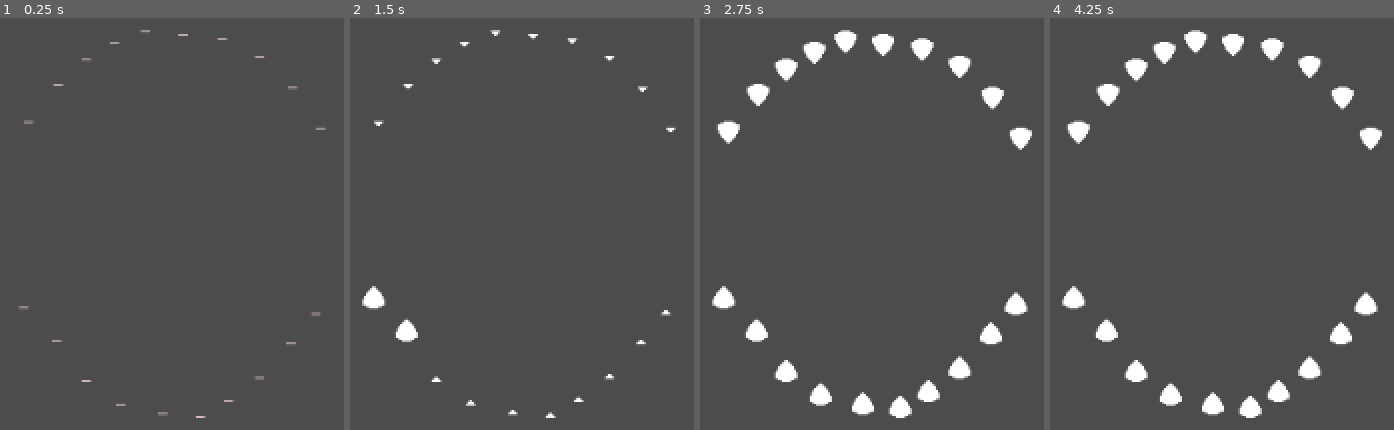
Above: before the commit, frames 1-4 (left to right).
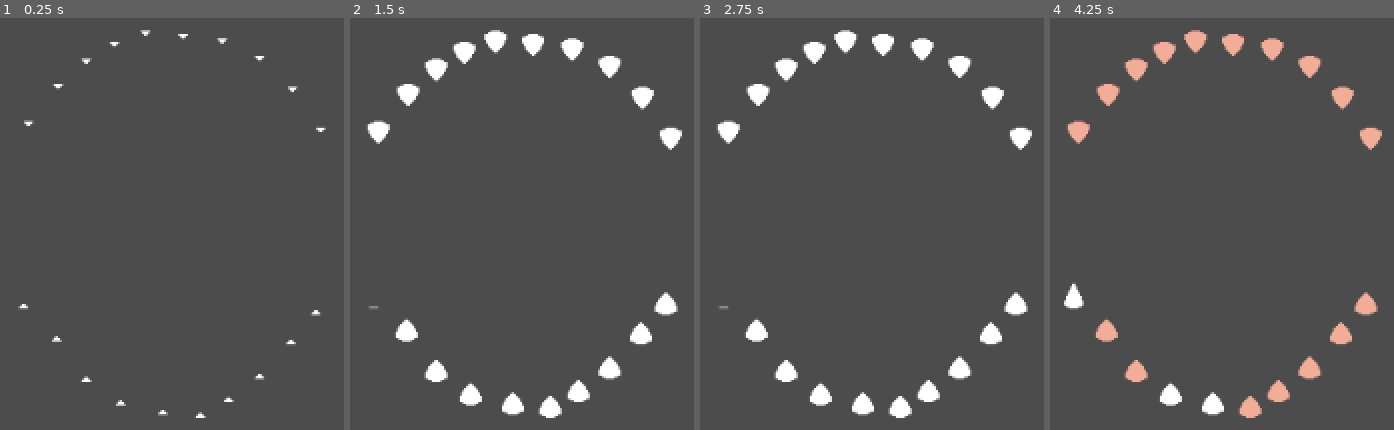
Above: after the commit, the same moments.

Repository: dojeda1/SharkTooth
Game: Godot game, scene res://World.tscn
Two runs of this game, one before a commit and one after it. Both use one fixed random seed, a clock stepped at 60 frames per second and the inputs below.
Inputs (mouse positions are in pixels of both pictures, inside the frame that each line leads up to):
- Up to frame 1 (0.25 s): no input
- Up to frame 2 (1.5 s): move the mouse to (374, 298) at 0.52 s; click (374, 298) at 0.67 s; move the mouse to (405, 331) at 1.27 s; click (405, 331) at 1.42 s
- Up to frame 3 (2.75 s): tap Enter at 2 s; move the mouse to (786, 372) at 2.02 s; click (786, 372) at 2.17 s
- Up to frame 4 (4.25 s): tap Space at 2.75 s; move the mouse to (1170, 397) at 2.77 s; click (1170, 397) at 2.92 s; tap Enter at 3.5 s; move the mouse to (1211, 405) at 3.52 s; click (1211, 405) at 3.67 s

The runs differ from the first frame. In frame 1, 0.5% of the frame differs, in the area x 5-95%, y 2-98%; in frame 2, 4.7%, in the area x 3-97%, y 3-97%; in frame 3, 0.3%; in frame 4, 4.4%.

Commit message:
tooth animations adjusted.

Diff:
--- /dev/null
+++ b/TestWorld.tscn
@@ -0,0 +1,8 @@
+[gd_scene load_steps=2 format=2]
+
+[ext_resource path="res://Tooth.tscn" type="PackedScene" id=1]
+
+[node name="TestWorld" type="Node2D"]
+
+[node name="Tooth" parent="." instance=ExtResource( 1 )]
+position = Vector2( 494, 290 )
--- a/Tooth.gd
+++ b/Tooth.gd
@@ -13,7 +13,7 @@
 
 # Called when the node enters the scene tree for the first time.
 func _ready():
-  empty()
+  next_state()
   pass # Replace with function body.
 
 
@@ -28,6 +28,7 @@
   ap.play("idle")
 
 func empty():
+  rot_timer.start(0)
   ap.play("empty")
 
 func dirty_1():
@@ -40,21 +41,34 @@
   ap.play("dirty_3")
 
 func rotted():
+  is_dead = true
+  rot_timer.stop()
   ap.play("rotted")
+
+func remove():
+  ap.play("remove")
 
 func _on_Tooth_input_event(viewport, event, shape_idx):
     if (event is InputEventMouseButton && event.pressed):
         print("Clicked " + self.name + " dead:" + str(is_dead))
-        clean_tooth()
-        pass # Replace with function body.
+        if !is_dead:
+          clean_tooth()
+        else:
+          pull_tooth()
+
 
 func clean_tooth():
   state = 'idle'
-  rot_timer.start()
+  rot_timer.start(0)
   idle()
 
+func pull_tooth():
+  state = "empty"
+  is_dead = false
+  remove()
 
 func next_state():
+  print(state)
   if state == "empty":
     state = "grow"
     grow()
--- a/Tooth.tscn
+++ b/Tooth.tscn
@@ -73,12 +73,9 @@
 tracks/1/imported = false
 tracks/1/enabled = true
 tracks/1/keys = {
-"times": PoolRealArray( 1 ),
-"transitions": PoolRealArray( 1 ),
-"values": [ {
-"args": [  ],
-"method": "grow"
-} ]
+"times": PoolRealArray(  ),
+"transitions": PoolRealArray(  ),
+"values": [  ]
 }
 
 [sub_resource type="Animation" id=3]
@@ -126,6 +123,35 @@
 "values": [ 4 ]
 }
 
+[sub_resource type="Animation" id=9]
+resource_name = "remove"
+tracks/0/type = "value"
+tracks/0/path = NodePath("Sprite:frame")
+tracks/0/interp = 1
+tracks/0/loop_wrap = true
+tracks/0/imported = false
+tracks/0/enabled = true
+tracks/0/keys = {
+"times": PoolRealArray( 0, 0.001, 0.1, 0.2, 0.3, 0.6, 0.7, 0.8 ),
+"transitions": PoolRealArray( 1, 1, 1, 1, 1, 1, 1, 1 ),
+"update": 1,
+"values": [ 11, 11, 12, 13, 14, 15, 16, 0 ]
+}
+tracks/1/type = "method"
+tracks/1/path = NodePath(".")
+tracks/1/interp = 1
+tracks/1/loop_wrap = true
+tracks/1/imported = false
+tracks/1/enabled = true
+tracks/1/keys = {
+"times": PoolRealArray( 1 ),
+"transitions": PoolRealArray( 1 ),
+"values": [ {
+"args": [  ],
+"method": "empty"
+} ]
+}
+
 [sub_resource type="Animation" id=8]
 resource_name = "rotted"
 tracks/0/type = "value"
@@ -147,7 +173,6 @@
 [node name="Sprite" type="Sprite" parent="."]
 texture = ExtResource( 1 )
 hframes = 17
-frame = 7
 
 [node name="CollisionShape2D" type="CollisionShape2D" parent="."]
 position = Vector2( 0, 10 )
@@ -161,11 +186,12 @@
 anims/empty = SubResource( 4 )
 anims/grow = SubResource( 3 )
 anims/idle = SubResource( 2 )
+anims/remove = SubResource( 9 )
 anims/rotted = SubResource( 8 )
 
 [node name="RotTimer" type="Timer" parent="."]
 unique_name_in_owner = true
-wait_time = 5.0
+wait_time = 2.0
 autostart = true
 
 [connection signal="input_event" from="." to="." method="_on_Tooth_input_event"]
Not shown: 1 places in Tooth.tscn that only renumber resources
